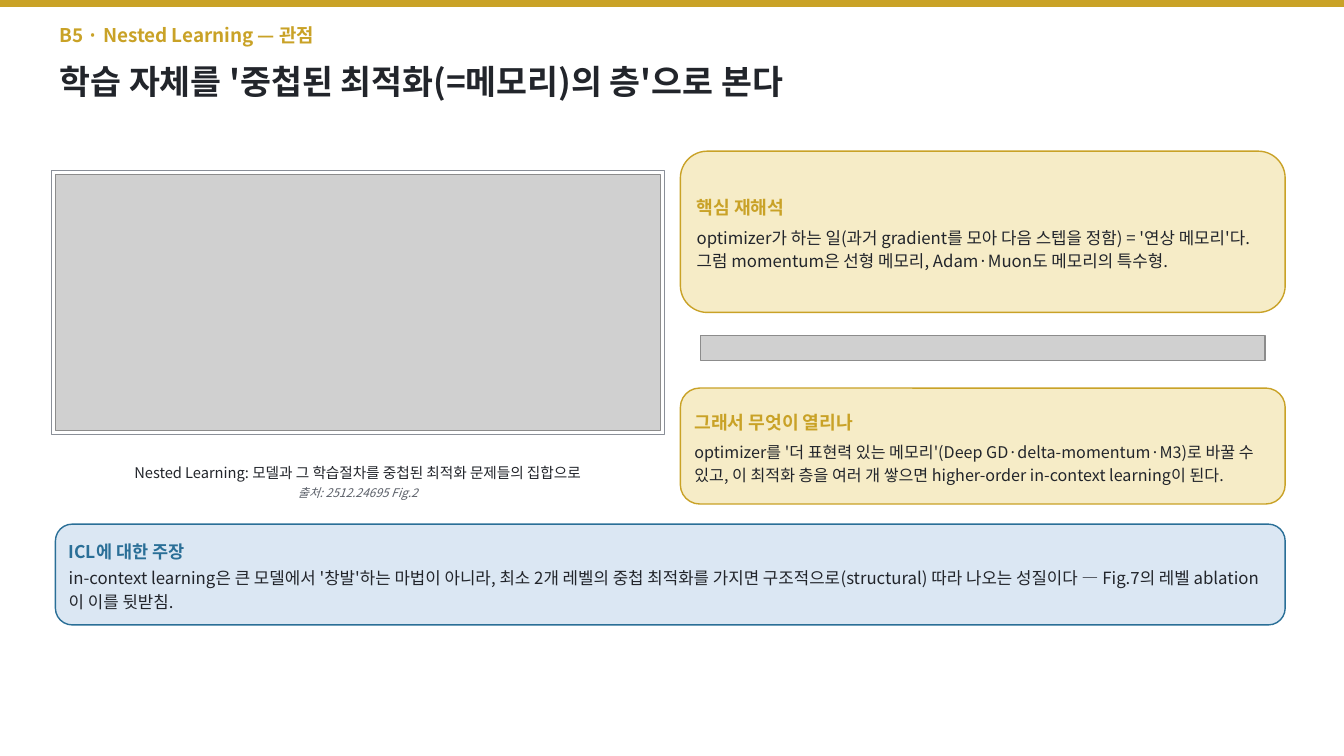
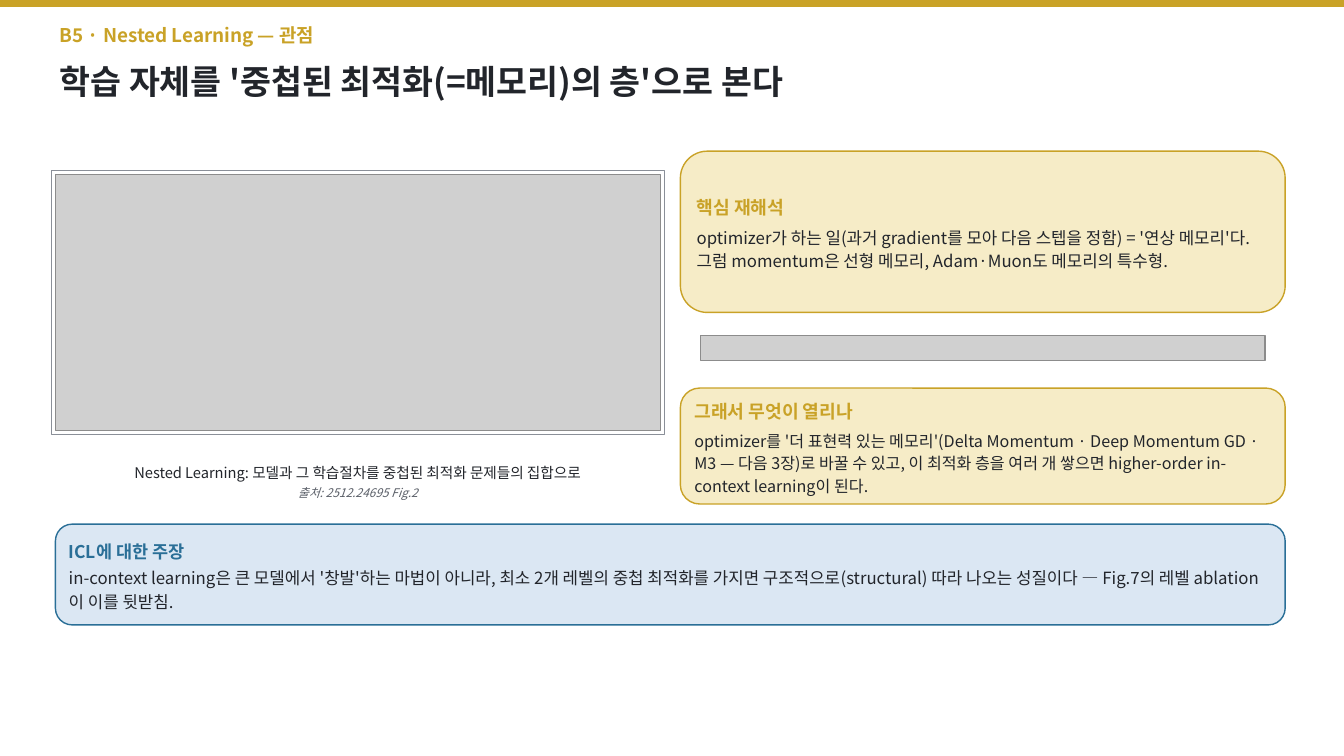
Before and after one commit to jimmylegendary/neural-memory-study, a slide deck: slide 59 of seminar/TTT-seminar.pptx. Drawn at 1344x756 pixels with LibreOffice and Linux fonts; fonts in the diff are those of the drawing; grey boxes stand for pictures. Boxes give left, top, right and bottom in pixels: in the first picture for what was removed or moved away, otherwise in the second. Text is boxed around its words. In the diff, an @@ line names an element or a change of style, - is before the commit and + after.

```diff
--- a/seminar/TTT-seminar.pptx
+++ b/seminar/TTT-seminar.pptx
@@ text in rounded rectangle at (694,433,1246,496): text changed @@
-optimizer를 '더 표현력 있는 메모리'(Deep GD·delta-momentum·M3)로 바꿀 수 있고, 이 최적화 층을 여러 개 쌓으면 higher-order in-context learning이 된다.
+optimizer를 '더 표현력 있는 메모리'(Delta Momentum · Deep Momentum GD · M3 — 다음 3장)로 바꿀 수 있고, 이 최적화 층을 여러 개 쌓으면 higher-order in-context learning이 된다.
```
Also in this commit, not shown: 2 other slides changed, 6 slides added, 2 other files.
